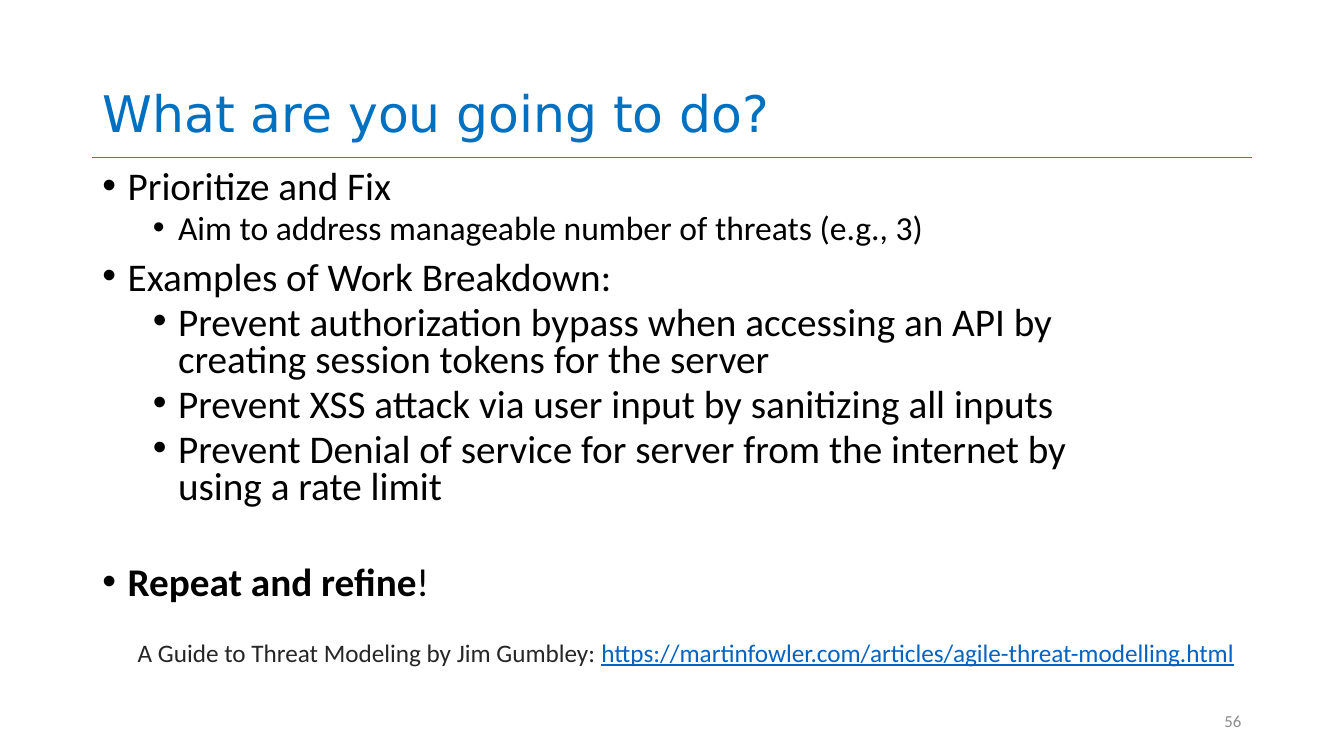
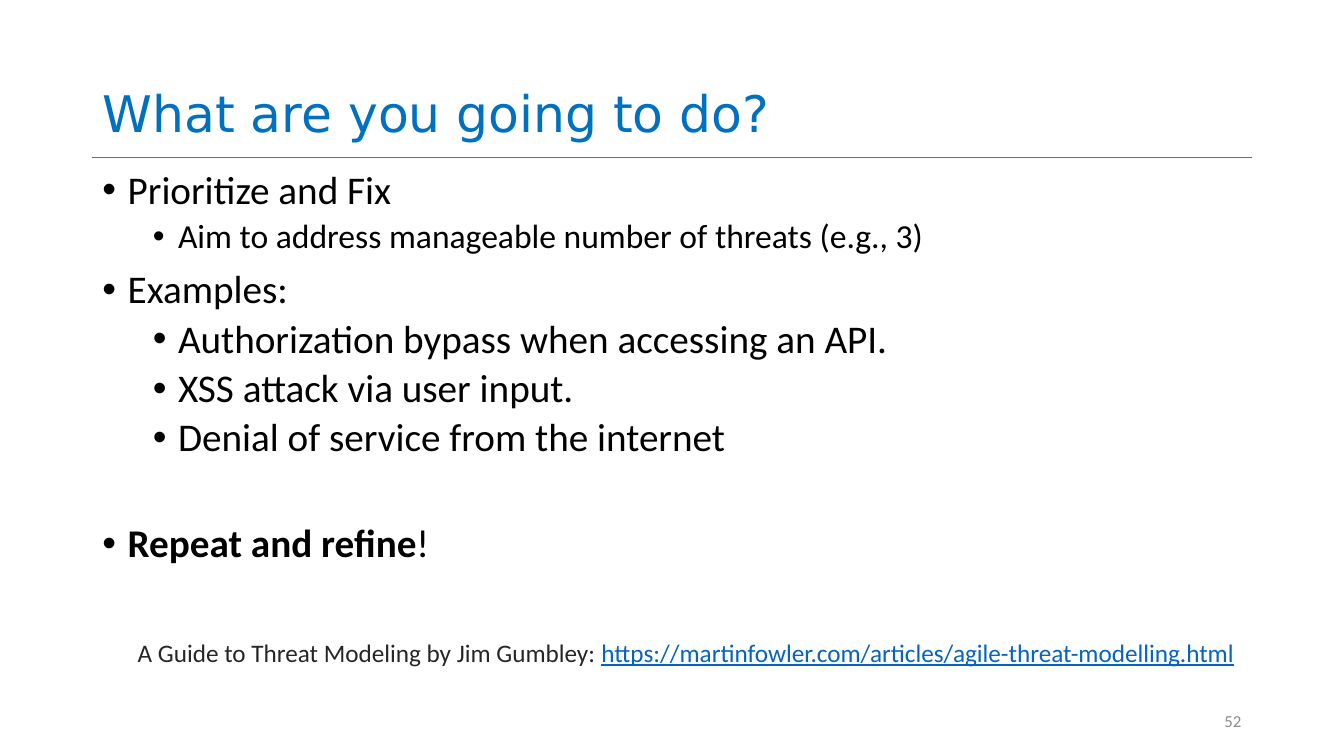
Before and after one commit to neu-se/CS4530-Spring-2026, a slide deck: slide 52 of Slides/Module 13 Security.pptx (slide 56 before the commit). Drawn at 1344x756 pixels with LibreOffice and Linux fonts; fonts in the diff are those of the drawing. Boxes give left, top, right and bottom in pixels: in the first picture for what was removed or moved away, otherwise in the second. Text is boxed around its words. In the diff, an @@ line names an element or a change of style, - is before the commit and + after.

```diff
--- a/Slides/Module 13 Security.pptx
+++ b/Slides/Module 13 Security.pptx
@@ text at bbox=[128, 176, 923, 563]: line spacing 0.8 to 0.9 @@
@@ text at bbox=[128, 275, 888, 452]: text changed @@
-• Examples of Work Breakdown:
-  • Prevent authorization bypass when accessing an API by creating session tokens for the server
-  • Prevent XSS attack via user input by sanitizing all inputs
-  • Prevent Denial of service for server from the internet by using a rate limit
+• Examples:
+  • Authorization bypass when accessing an API.
+  • XSS attack via user input.
+  • Denial of service from the internet
@@ page number at bbox=[1224, 716, 1241, 727]: text changed @@
-56
+52
```
Also in this commit, not shown: 18 other slides changed, 18 slides added, 21 slides removed, 1 other file.
